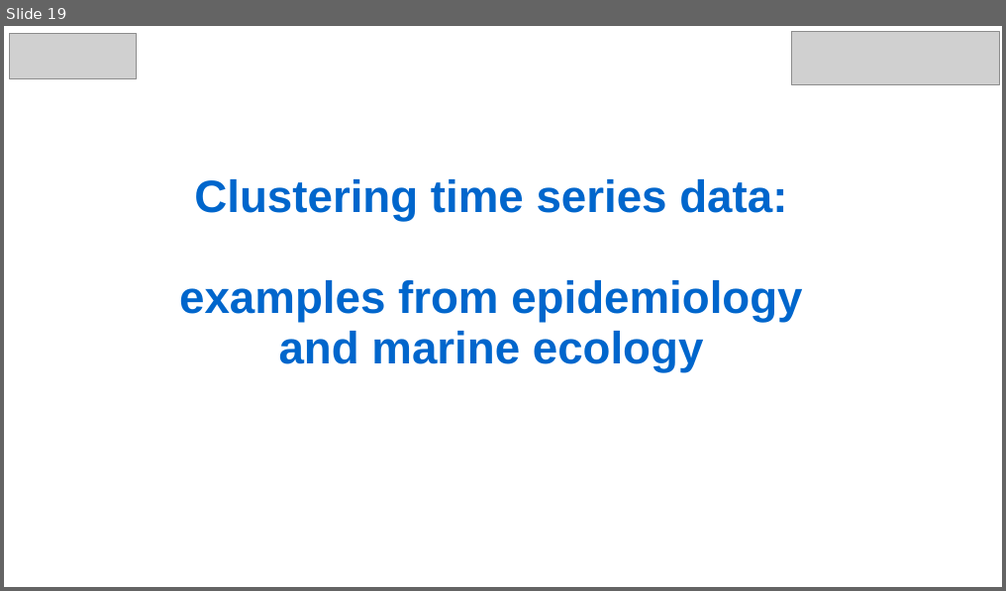
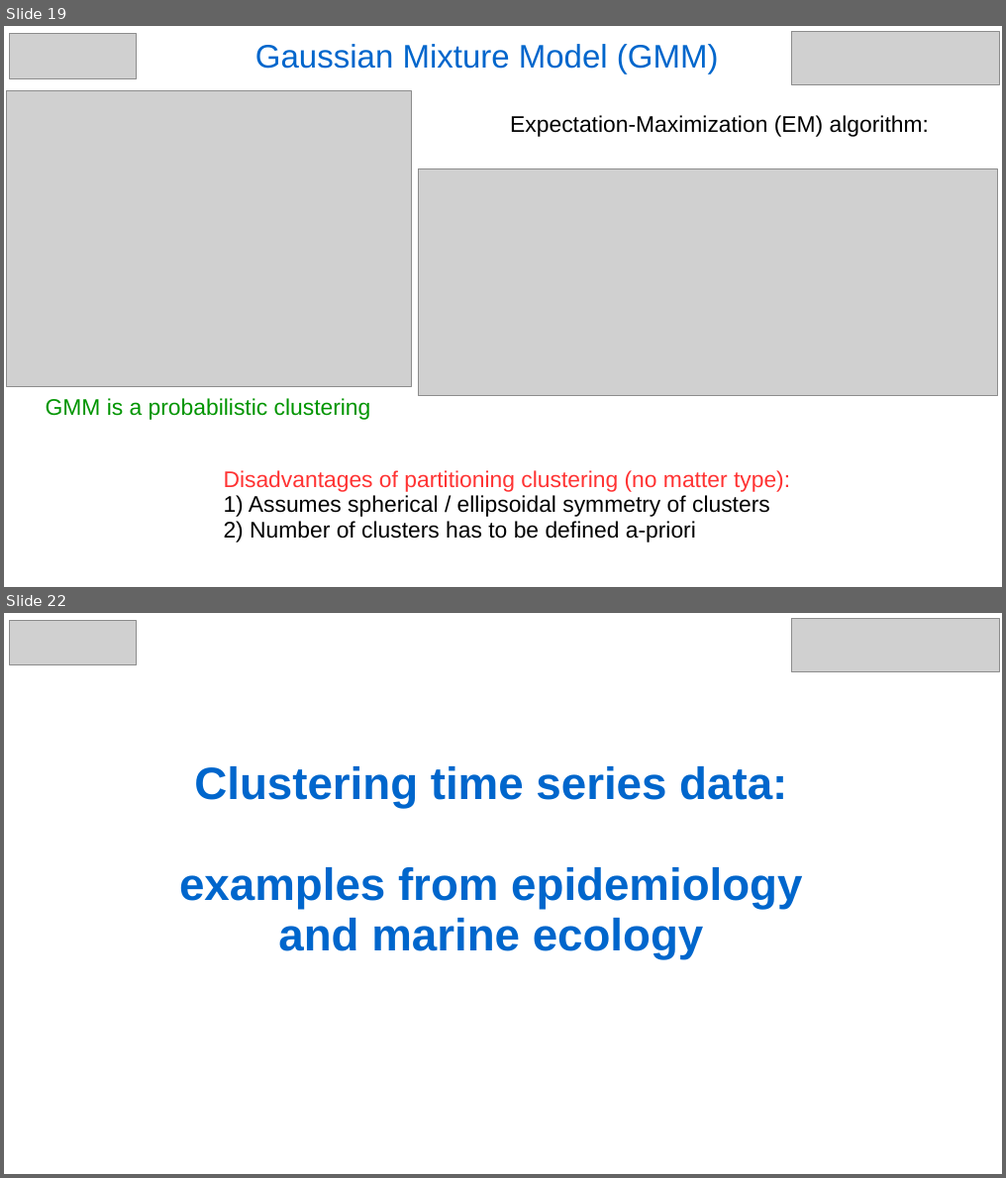
Before and after one commit to NikolayOskolkov/PopGen_PopStructure, a slide deck: slides/Day3/IntroClustering.pptx. Shown one above the other, each under a label of ours: slide 19 before the commit, slides 19 and 22 after it; the slides between them are not shown. The pictures are 1006x591 and 1006x1178 pixels, drawn with LibreOffice and Linux fonts; fonts in the diff are those of the drawing; grey boxes stand for pictures. Boxes give left, top, right and bottom in pixels: in the first picture for what was removed or moved away, otherwise in the second. Text is boxed around its words. In the diff, an @@ line names an element or a change of style, - is before the commit and + after.

```diff
--- a/slides/Day3/IntroClustering.pptx
+++ b/slides/Day3/IntroClustering.pptx
@@ slide 19 added at (x1=4, y1=26, x2=1002, y2=587), background #FFFFFF @@
@@ picture added at (x1=9, y1=34, x2=137, y2=78) @@
@@ text added at (x1=255, y1=44, x2=719, y2=75), 26 pt, text #0066CC @@
+Gaussian Mixture Model (GMM)
@@ picture added at (x1=792, y1=31, x2=1000, y2=84) @@
@@ picture added at (x1=6, y1=90, x2=411, y2=387) @@
@@ text added at (x1=510, y1=115, x2=929, y2=137), 18 pt, text #000000 @@
+Expectation-Maximization (EM) algorithm:
@@ picture added at (x1=419, y1=170, x2=998, y2=396) @@
@@ text added at (x1=46, y1=398, x2=371, y2=420), 18 pt, text #009500 @@
+GMM is a probabilistic clustering
@@ text added at (x1=224, y1=471, x2=790, y2=543), 18 pt, text #000000 @@
+Disadvantages of partitioning clustering (no matter type):
+1) Assumes spherical / ellipsoidal symmetry of clusters
+2) Number of clusters has to be defined a-priori
@@ what was slide 19 is now slide 22 @@
```
Also in this commit, not shown: 1 slide changed, 2 other slides added, 1 slide removed, 7 other files.
